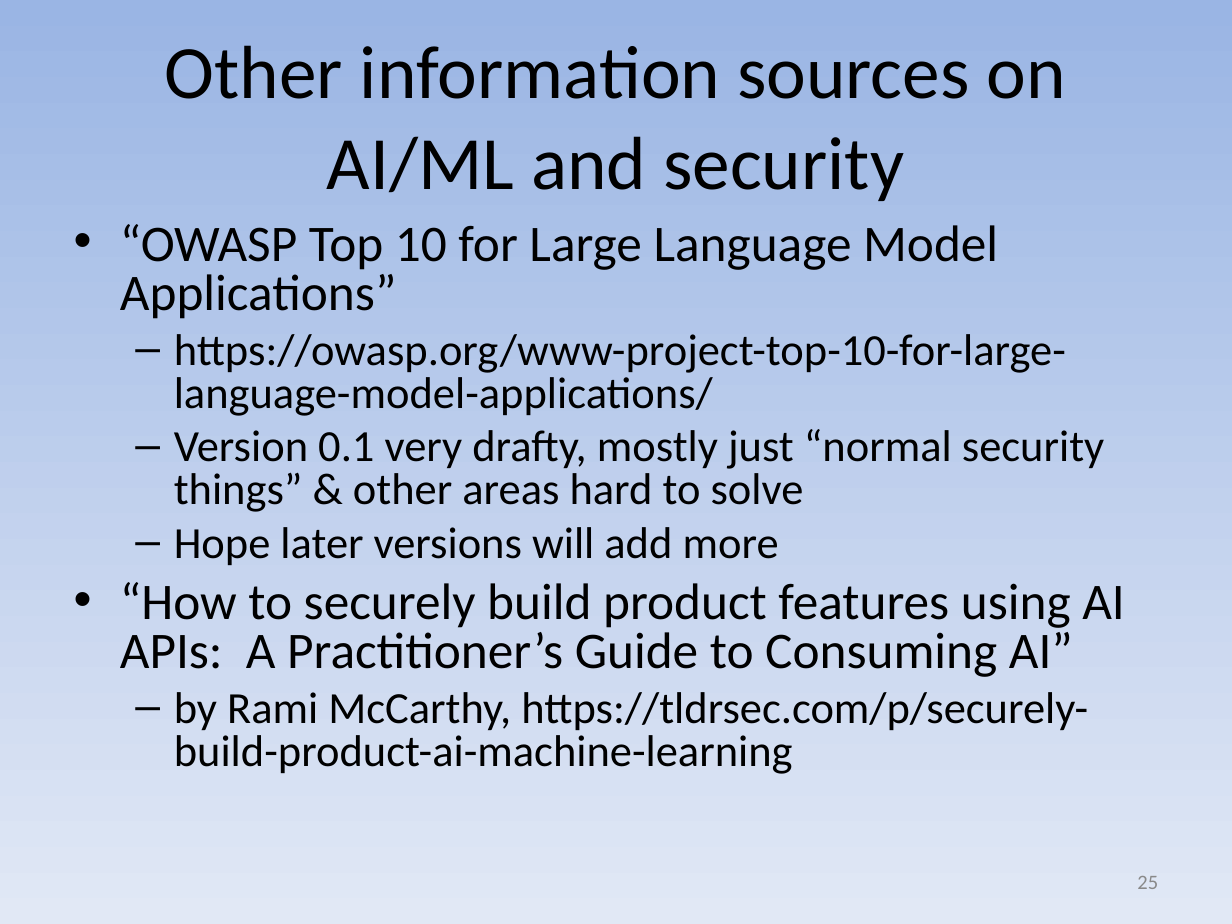
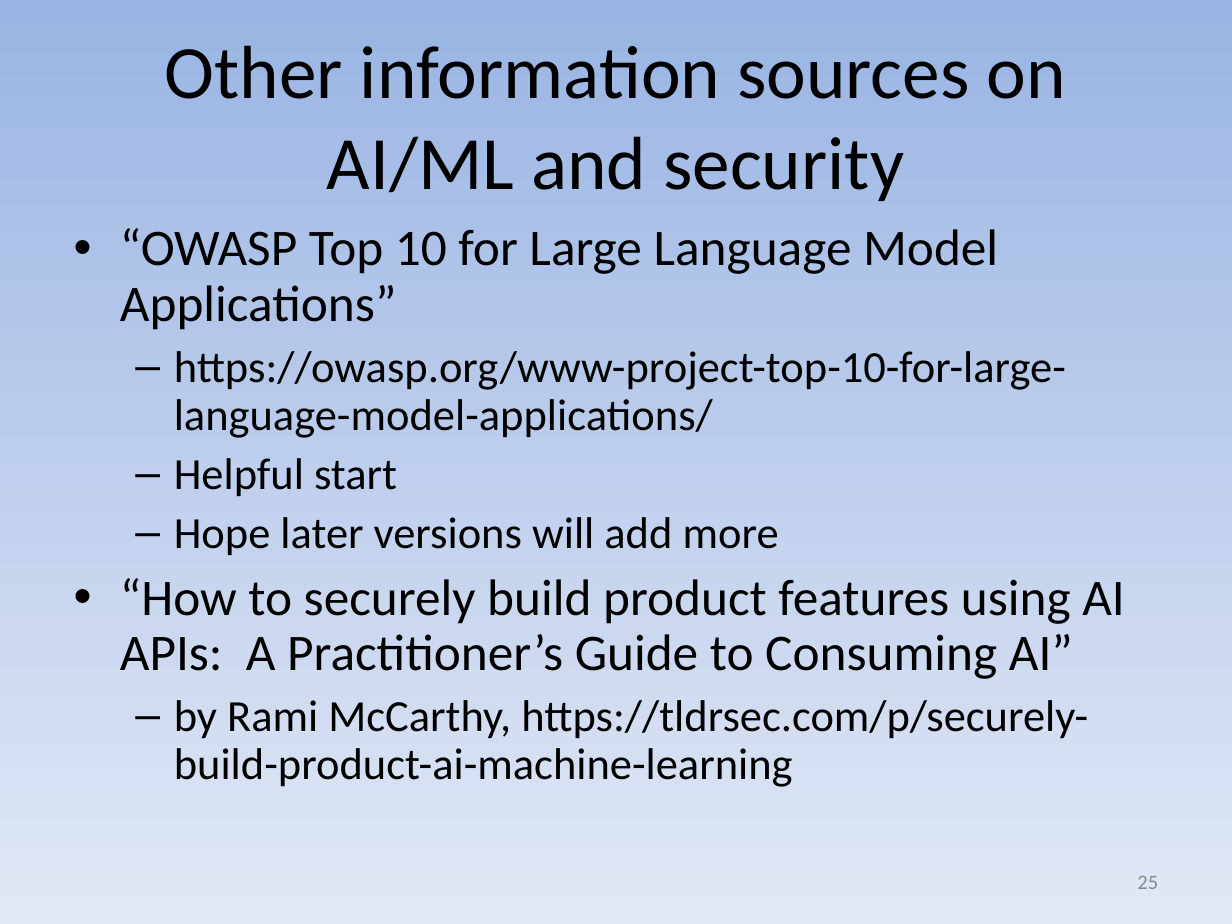
Before and after one commit to david-a-wheeler/david-a-wheeler.github.io, a slide deck: slide 25 of secure-class/presentations/AI-ML-Security.ppt. Drawn at 1232x924 pixels with LibreOffice and Linux fonts; fonts in the diff are those of the drawing. Boxes give left, top, right and bottom in pixels: in the first picture for what was removed or moved away, otherwise in the second. Text is boxed around its words. In the diff, an @@ line names an element or a change of style, - is before the commit and + after.

Commit message:
Tweak presentation

```diff
--- a/secure-class/presentations/AI-ML-Security.ppt
+++ b/secure-class/presentations/AI-ML-Security.ppt
@@ text at (120, 228, 1125, 787): line spacing 0.8 to 0.9 @@
@@ text at (174, 458, 397, 497): text changed @@
-  – Version 0.1 very drafty, mostly just “normal security things” & other areas hard to solve
+  – Helpful start
```
Also in this commit, not shown: 1 other slide changed.
